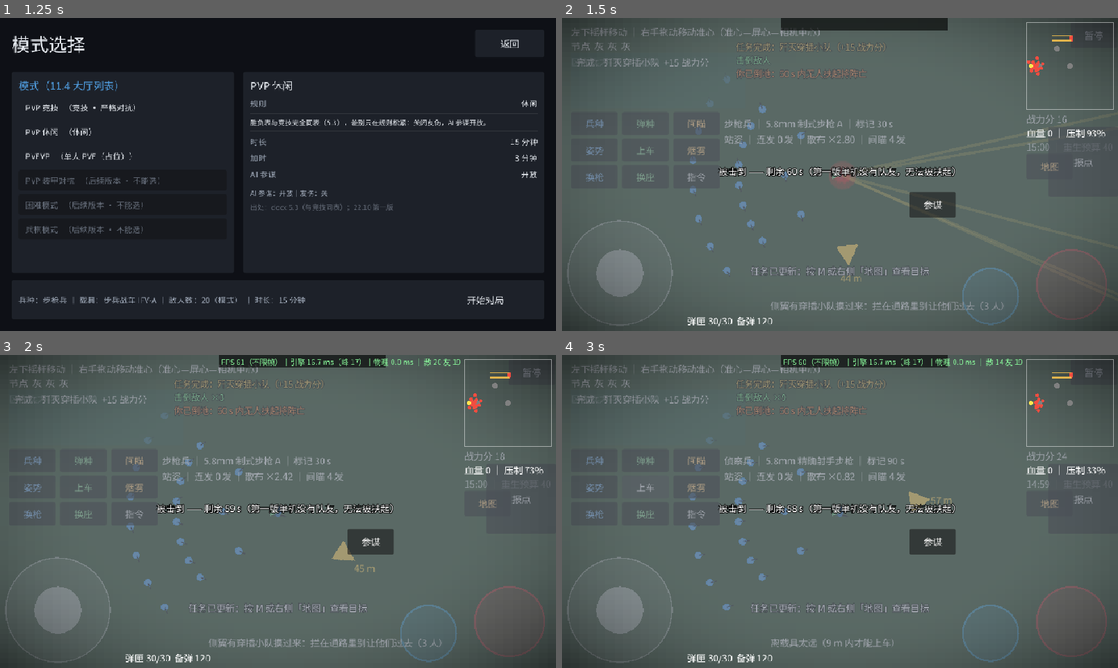
Above: before the commit, frames 1-4 (two rows, left to right).
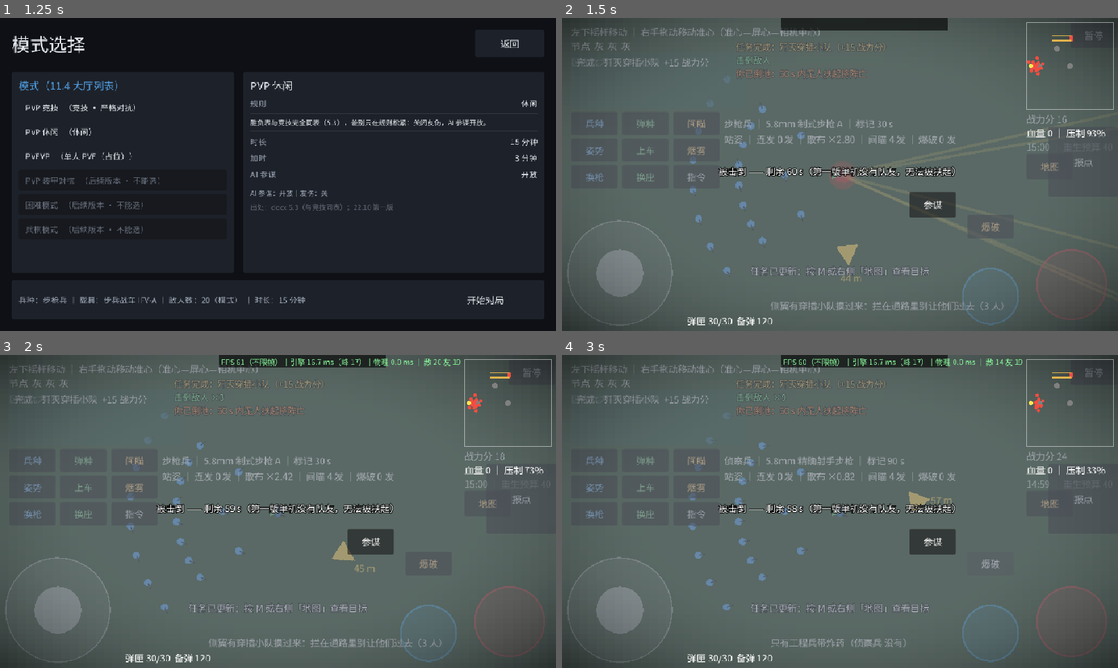
Above: after the commit, the same moments.

Repository: copperbookworm/jieyu-tactics
Game: Godot game, scene res://scenes/app/App.tscn
Same seed, same stepped clock (60 frames per second), same inputs: the game is played once before the commit and once after it.
Inputs:
- Up to frame 1 (1.25 s): click "开始游戏" at 0.5 s
- Up to frame 2 (1.5 s): click "开始对局" at 1.25 s
- Up to frame 3 (2 s): no input
- Up to frame 4 (3 s): click "兵种" at 2 s; click "上车" (after the commit: "爆破") at 2.75 s

Frame 1 is identical in both runs. In frame 2, 0.1% of the frame differs, in the area x 63-79%, y 37-71%; in frame 3, 0.1%; in frame 4, 0.4%, in the area x 13-79%, y 37-94%.

Commit message:
第五十七版 · 炸药 / 工程兵：三类伤害源的最后一块
## 做了什么（使用者拍板四条）
- 新增兵种「工程兵」（RoleTable.Role.ENGINEER，带 2 发炸药，主武器 12 号霰弹枪）。
- 准心落点放置（≤15 m，贴墙即可、不要求通视）；遥控引爆（再按一次）；一次只允许一枚待爆药。
- 数值 TNT 2000 / C4 1500：唯一出口 data/config/ChargeTable.gd（C4 默认在装，TNT 进表）。
  标准建筑 1200 一发 C4；加固档 3000 两发；沙袋 200 贴上去必碎。
- 衰减复用间瞄那条「弹种口径」内核（IndirectFire.structure_blast_at）——炸药与炮弹一样不看开口。
- 新文件：data/config/ChargeTable.gd(70 行) / systems/explosives/ExplosiveSystem.gd(47 行) /
  entities/explosive/Charge.gd(25 行) / scenes/gameplay/ExplosiveController.gd(131 行)；
  RoleTable 加 charges_for()；HudBuilder 加「爆破」键 ((700,340)) 与标签里的「爆破 N 发」；Main 接线 +11 行。
- HUD 位置拿 tools/hud_rects.gd 的实测输出挑的：3×3 集群与摇杆触摸圈之外唯一空位 ⇒ 零新重叠、零出屏。

## 验收数字（2026-10-04 桌面，退出码均 0）
- 单元 49 个脚本 / 1807 项断言全绿（新增 test/explosive_test.gd 29 项；role_test 3 → 4 个兵种）
- 几何门禁 5 + 25 + 21 全绿
- 集成冒烟 231 → 242 项全绿（+11：⑩ 段 工程兵切换 → 超距拒绝 → 放置 → 遥控起爆 → 掩体吃结构值 → 无残留）
- 168 个 .gd / 29562 行（LF 口径，不含 addons）；Main.gd 348 行（守住 ≤400）

## 边界（都进了测试）
超距拒绝（用 500 m 验）/ 非工程兵拒绝 / 用完拒绝 / 重复起爆幂等 / 已倒下或已报废的目标不吃第二遍伤害 /
不打自己人（第一版有意为之，理由与三条可选路已登记待拍板）。

## 文档同步
- 新增 docs/炸药与工程兵.md（发布说明 / 数值 / 输入状态输出 / 边界 / 代码落点 / 验收 / 欠账 / 待拍板）。
- docs/地图数据规格补充.md 三点八的「仍未做」改成「已补上」。
- 本项目开发进度.txt：新抬头 + 第五十七版段 + 三节规模/测试数字 + 四节下一批 + 七节三条新待拍板。

Diff:
--- /dev/null
+++ b/data/config/ChargeTable.gd
@@ -0,0 +1,70 @@
+extends RefCounted
+
+## 炸药表（2026-10-04 使用者拍板：工程兵 / 准心落点放置 / 遥控引爆 / TNT 2000 · C4 1500）
+##
+## 这是「炸药」这一类弹种的**唯一数值出口** —— 与 data/weapons_data.txt 的 structure_damage 同一条口径：
+## 普通子弹恒为 0，重武器才有；而炸药是「贴上去」的那一档（比 155mm 间瞄的 420 高一档）。
+## 口径锚点：「加固档建筑 3000」要能被拆 —— C4 1500 正好两发、TNT 2000 一发半。
+##
+## 刻意不写 class_name：引用方 preload（与 IndirectFire / Cover / 各控制器一致）。
+
+const DEFAULT_CHARGE_ID := "c4"
+
+const CHARGES := [
+	{
+		"id": "c4",
+		"name": "C4",
+		"structure_damage": 1500.0,
+		"unit_damage": 120.0,
+		"unit_min_damage": 40.0,
+		"radius_m": 8.0,
+		"note": "工程兵默认装药：拆加固档（3000）两发；对人爆心 120",
+	},
+	{
+		"id": "tnt",
+		"name": "TNT",
+		"structure_damage": 2000.0,
+		"unit_damage": 160.0,
+		"unit_min_damage": 55.0,
+		"radius_m": 9.0,
+		"note": "拍板给的更重一档；第一版只进表（用一行数据就能换装药），不作为默认",
+	},
+]
+
+
+static func get_charge(charge_id: String) -> Dictionary:
+	for entry in CHARGES:
+		if String(entry["id"]) == charge_id:
+			return entry
+	return CHARGES[0]
+
+
+static func default_charge_id() -> String:
+	return DEFAULT_CHARGE_ID
+
+
+static func ids() -> Array:
+	var result: Array = []
+	for entry in CHARGES:
+		result.append(String(entry["id"]))
+	return result
+
+
+static func name_of(charge_id: String) -> String:
+	return String(get_charge(charge_id)["name"])
+
+
+static func structure_damage(charge_id: String) -> float:
+	return float(get_charge(charge_id)["structure_damage"])
+
+
+static func unit_damage(charge_id: String) -> float:
+	return float(get_charge(charge_id)["unit_damage"])
+
+
+static func unit_min_damage(charge_id: String) -> float:
+	return float(get_charge(charge_id)["unit_min_damage"])
+
+
+static func radius_m(charge_id: String) -> float:
+	return float(get_charge(charge_id)["radius_m"])
--- a/data/config/RoleTable.gd
+++ b/data/config/RoleTable.gd
@@ -13,7 +13,8 @@
 ## 侦察兵按 4.11.4 应为「目标指示（call for fire）」：90 s 时效 + 稳定观测 1.5 s + 20 s 冷却
 ## + 可被间瞄选为目标；第一版只落地最核心的 90 s 时效，其余随间瞄/兵种系统一起做。
 
-enum Role { RIFLEMAN, SCOUT, MARKSMAN }
+## 2026-10-04：新增 ENGINEER（工程兵）—— 它是「炸药」这条链的携带者，见 charges_for()
+enum Role { RIFLEMAN, SCOUT, MARKSMAN, ENGINEER }
 
 const ROLES := [
 	{
@@ -42,6 +43,16 @@
 		"damage_scale": 1.0,
 		"mark_duration": GameConfig.MARK_DURATION,
 		"note": "5.8mm 精确射手步枪（官方表：70/45、500 m、MOA 1.5）",
+	},
+	{
+		"id": Role.ENGINEER,
+		"name": "工程兵",
+		"weapon": "M870",
+		"weapons": ["remington870", "m17"],
+		"damage_scale": 1.0,
+		"mark_duration": GameConfig.MARK_DURATION,
+		"charges": 2,
+		"note": "带 2 发炸药（2026-10-04 拍板：准心落点放置 + 遥控起爆）；主武器取 12 号霰弹枪（破门）",
 	},
 ]
 
@@ -81,3 +92,9 @@
 ## 兵种携带的武器 id 列表（第一版：主武器 + 副武器；换枪就靠它）
 static func weapon_ids(role: int) -> Array:
 	return get_role(role).get("weapons", [])
+
+
+## 兵种携带的炸药发数（2026-10-04 拍板：工程兵 2 发，其余 0）。
+## 数值只写在这里 —— ExplosiveController 读它，不自己存一份。
+static func charges_for(role: int) -> int:
+	return int(get_role(role).get("charges", 0))
--- /dev/null
+++ b/entities/explosive/Charge.gd
@@ -0,0 +1,25 @@
+extends Node2D
+
+## 已放置的炸药（遥控起爆）。本节点只负责「在那儿 + 能画出来 + 知道自己是哪一型」——
+## 爆炸结算收在 ExplosiveController.detonate() 里（一处结算，便于复用与推理）。
+## 刻意不写 class_name：ExplosiveController preload 引用（与 Cover / Tracer 一致）。
+
+const ChargeTableScript := preload("res://data/config/ChargeTable.gd")
+
+var charge_id := ChargeTableScript.DEFAULT_CHARGE_ID
+
+
+func setup(id: String, world_position: Vector2) -> void:
+	charge_id = String(ChargeTableScript.get_charge(id)["id"])
+	global_position = world_position
+	z_index = 5
+	queue_redraw()
+
+
+## 程序绘制（不引美术资产）：暗色方块 + 中心红灯 + 一根短引线。
+## 刻意不做闪烁动画：起爆是「再按一次」的即时动作，静态标记已经够读；省掉每帧重绘。
+func _draw() -> void:
+	draw_rect(Rect2(-6.0, -6.0, 12.0, 12.0), Color(0.14, 0.14, 0.16), true)
+	draw_rect(Rect2(-6.0, -6.0, 12.0, 12.0), Color(0.62, 0.62, 0.68), false, 1.0)
+	draw_circle(Vector2.ZERO, 2.4, Color(1.0, 0.28, 0.22))
+	draw_line(Vector2(0.0, -6.0), Vector2(0.0, -11.0), Color(0.70, 0.70, 0.75), 1.0)
--- /dev/null
+++ b/scenes/gameplay/ExplosiveController.gd
@@ -0,0 +1,131 @@
+extends Node
+
+## 炸药 / 工程兵（2026-10-04 使用者拍板）
+##
+## 输入：HUD「爆破」键（Main._wire_signals 接到 ExplosiveController.toggle）
+## 状态机（一次只允许一枚待爆，避免「放一地、一起炸」这种第一版没有的表现）：
+##   无待爆 + 按 → 在准心落点放一枚（消耗 1；超距 / 非工程兵 / 用完 都拒绝并给提示，不消耗）
+##   有待爆 + 按 → 遥控起爆（结算 + 清掉）
+## 结算（与间瞄同一套「弹种口径」，**不看开口**）：occluder 组扣结构值；enemy 组与敌方 FOB 扣爆炸伤害。
+##   **不打自己人**（第一版有意）：与间瞄只打 enemy 组一致 —— 相反的做法会让「贴脸放」等于自杀，
+##   而第一版没有救治链。要不要给自己人吃爆炸伤害，已登记为待拍板项。
+##
+## 刻意不写 class_name：Main 用 preload 引用、持 Main 引用走鸭子类型（与其它子模块一致）。
+
+const ChargeTableScript := preload("res://data/config/ChargeTable.gd")
+const ExplosiveSystemScript := preload("res://systems/explosives/ExplosiveSystem.gd")
+const ChargeScript := preload("res://entities/explosive/Charge.gd")
+const EffectSpawnerScript := preload("res://systems/effects/EffectSpawner.gd")
+const SfxScript := preload("res://systems/audio/Sfx.gd")
+
+var main = null
+## 当前待爆的那一枚（untyped：它是 Charge 实例，判型交给运行时，避免和 preload 类型打架）
+var placed = null
+## 本局已消耗发数（剩余 = 兵种携带 − used；所以中途切到工程兵也能立刻拿到 2 发）
+var used := 0
+
+
+func setup(main_node) -> void:
+	main = main_node
+
+
+## 兵种携带量（工程兵 2 发，其余 0）——唯一来源是 RoleTable
+func total() -> int:
+	if main == null:
+		return 0
+	return RoleTable.charges_for(main.player_role)
+
+
+func remaining() -> int:
+	return maxi(total() - used, 0)
+
+
+func is_armed() -> bool:
+	return placed != null
+
+
+func charge_name() -> String:
+	return ChargeTableScript.name_of(ChargeTableScript.DEFAULT_CHARGE_ID)
+
+
+func toggle() -> void:
+	if main == null or main.player == null:
+		return
+	if placed != null:
+		detonate()
+		return
+	_place()
+
+
+func _place() -> void:
+	if main.camera_controller == null:
+		return
+	var carried := total()
+	if carried <= 0:
+		main.hud.show_hint("只有工程兵带炸药（%s 没有）" % RoleTable.role_name(main.player_role))
+		return
+	if remaining() <= 0:
+		main.hud.show_hint("炸药已用完（%d 发都放出去了）" % carried)
+		return
+	var target: Vector2 = main.camera_controller.crosshair_world
+	var reason: String = ExplosiveSystemScript.placement_error(
+			main.player.global_position, target)
+	if not reason.is_empty():
+		main.hud.show_hint(reason)
+		return
+	var charge = ChargeScript.new()
+	charge.name = "Charge"
+	add_child(charge)
+	charge.setup(ChargeTableScript.DEFAULT_CHARGE_ID, target)
+	placed = charge
+	used += 1
+	main.hud.show_hint("已放置 %s（余 %d）：再按一次「爆破」遥控起爆" % [charge_name(), remaining()])
+	main.hud.update_role()
+
+
+func detonate() -> void:
+	if placed == null:
+		return
+	var center: Vector2 = placed.global_position
+	var charge_id: String = String(placed.charge_id)
+	placed.queue_free()
+	placed = null
+	var tree: SceneTree = main.get_tree()
+	if tree != null:
+		for node in tree.get_nodes_in_group(GameConfig.OCCLUDER_GROUP):
+			_damage_cover(node, center, charge_id)
+		for node in tree.get_nodes_in_group("enemy"):
+			_damage_unit(node, center, charge_id)
+		for node in tree.get_nodes_in_group("fob_enemy"):
+			_damage_unit(node, center, charge_id)
+	SfxScript.play("explosion")
+	EffectSpawnerScript.impact_at(main, center, EffectSpawnerScript.IMPACT_GROUND)
+	main.hud.show_hint("%s 起爆：半径 %.0f m" % [ChargeTableScript.name_of(charge_id),
+			ChargeTableScript.radius_m(charge_id)])
+	main.hud.update_role()
+
+
+## 掩体 / 建筑：走「弹种口径」的结构伤害（炸药不看开口 —— 贴在墙上就是满值）
+func _damage_cover(cover: Node, center: Vector2, charge_id: String) -> void:
+	if cover == null or not (cover is Node2D) or not cover.has_method("take_structure_damage"):
+		return
+	var distance := center.distance_to((cover as Node2D).global_position)
+	var structure: float = ExplosiveSystemScript.structure_blast_at(distance, charge_id)
+	if structure > 0.0:
+		cover.take_structure_damage(structure)
+
+
+## 单位 / 工事：爆炸伤害按距离衰减；已经倒下或已报废的不再吃第二遍
+func _damage_unit(unit: Node, center: Vector2, charge_id: String) -> void:
+	if unit == null or not (unit is Node2D) or not unit.has_method("take_damage"):
+		return
+	var alive = unit.get("alive")
+	if alive != null and not bool(alive):
+		return
+	var destroyed = unit.get("destroyed")
+	if destroyed != null and bool(destroyed):
+		return
+	var damage: float = ExplosiveSystemScript.unit_blast_at(
+			center.distance_to((unit as Node2D).global_position), charge_id)
+	if damage > 0.0:
+		unit.take_damage(damage)
--- a/scenes/gameplay/Main.gd
+++ b/scenes/gameplay/Main.gd
@@ -18,19 +18,22 @@
 const BootCheckScript := preload("res://scenes/gameplay/BootCheck.gd")
 ## 玩家步兵射击链（2026-10-04 从 Main 拆出）：直接原因是 Main 被上一轮的结构值接线顶到 403 行、破了 ≤400 硬线
 const PlayerFireControllerScript := preload("res://scenes/gameplay/PlayerFireController.gd")
+## 炸药 / 工程兵（2026-10-04 拍板）：准心落点放置 + 遥控起爆
+const ExplosiveControllerScript := preload("res://scenes/gameplay/ExplosiveController.gd")
 
 ## 第一版主场景装配（挂在 Main.tscn 的根节点上）
 ## 地形、玩家、相机、敌人、HUD 全部在 _ready 里用代码创建——
 ## 场景文件只需要一个空 Node2D + 本脚本，避免手改 .tscn
 ##
 ## 【候选 N · 职责拆分（2026-09-30）】本文件从 968 行瘦到 400 行以内，只剩四件事：
-##   ① 配置：@export 开关 ② 装配：new 出各系统与七个子模块 ③ 信号接线：全在 _wire_signals()
+##   ① 配置：@export 开关 ② 装配：new 出各系统与八个模块 ③ 信号接线：全在 _wire_signals()
 ##   ④ 战局流程：分数 / 任务结算 / 占领胜负 / 输入
 ## 分工：世界建场 → WorldSetup ｜ HUD 构建与刷新 → HudBuilder
 ##       载具（上下车·换座·操炮·开火）→ VehicleController ｜ 报点标记链 → MarkController
 ##       补给护送（派车 + 抵达回告）→ SupplyController ｜ 侧翼通路（派穿插兵 + 穿线判定）→ LaneController
 ##       间瞄链（选点 / 发射 / 落弹）→ IndirectController
 ##       玩家步兵开火链（开火门禁 / 目标组装 / 伤害与压制）→ PlayerFireController
+##       炸药 / 工程兵（放置 / 遥控起爆 / 爆炸结算）→ ExplosiveController
 ## 拆分时的字段改名（模块要读，所以从私有变公开）：_score → score、
 ##   _capture_zones → capture_zones、_terrain_sprite.texture → terrain_texture、_indirect → indirect
 ## 子模块一律用鸭子类型拿本节点（Main 没有 class_name），所以这里的字段就是模块的接口。
@@ -65,6 +68,7 @@
 var lane_ctl = null         # LaneController（候选 L4）
 var smoke_ctl = null        # SmokeController（候选 P）
 var fire_ctl = null         # PlayerFireController（玩家步兵开火链）
+var explosive_ctl = null    # ExplosiveController（炸药 / 工程兵）
 
 ## 各系统
 var quests: QuestSystem = null
@@ -95,6 +99,12 @@
 	fire_ctl.name = "PlayerFireController"
 	add_child(fire_ctl)
 	fire_ctl.setup(self)
+	# 炸药 / 工程兵（2026-10-04 拍板）：必须**在 HUD 之前**建好 ——
+	# HudBuilder.update_role() 组装标签时要读 explosive_ctl.remaining()
+	explosive_ctl = ExplosiveControllerScript.new()
+	explosive_ctl.name = "ExplosiveController"
+	add_child(explosive_ctl)
+	explosive_ctl.setup(self)
 	# 报点 / 标记（docx 4.11.2）：标记系统要在建 HUD 之前建好（小地图要引用它）
 	marks = MarkSystem.new()
 	marks.name = "MarkSystem"
@@ -176,6 +186,7 @@
 	hud.posture_button.pressed.connect(_cycle_posture)
 	hud.indirect_button.pressed.connect(indirect_ctl.request_targeting)
 	hud.smoke_button.pressed.connect(smoke_ctl.deploy)
+	hud.explosive_button.pressed.connect(explosive_ctl.toggle)
 	hud.weapon_button.pressed.connect(_switch_weapon)
 	hud.vehicle_button.pressed.connect(vehicles.toggle)
 	hud.seat_button.pressed.connect(vehicles.switch_seat)
--- /dev/null
+++ b/systems/explosives/ExplosiveSystem.gd
@@ -0,0 +1,47 @@
+extends RefCounted
+
+## 炸药的纯逻辑：放置校验 + 爆炸衰减。不碰场景树，全部可无头单测。
+##
+## 与间瞄的关系：**共用同一条「弹种口径」的数学核**（IndirectFire.structure_blast_at）——
+## 炸药和炮弹一样**不看开口**（2026-10-03 拍板：开口只约束直射弹道），不抄第二份衰减公式。
+##
+## 刻意不写 class_name：引用方 preload。
+
+const IndirectFireScript := preload("res://systems/combat/IndirectFire.gd")
+const ChargeTableScript := preload("res://data/config/ChargeTable.gd")
+
+## 放置距离：可以贴脚放（0），最远 15 m。
+## 为什么不是「扔出去」：工程兵是**贴上去放**的，15 m 已经是隔着一间屋子；
+## 再远就变成手雷，与 4.12 的烟雾弹 / 后续投掷物重复。
+const PLACE_MIN_M := 0.0
+const PLACE_MAX_M := 15.0
+
+
+## 可以放就返回空串；否则返回给玩家看的原因（调用方直接 show_hint）
+static func placement_error(from: Vector2, to: Vector2) -> String:
+	var distance := from.distance_to(to)
+	if distance < PLACE_MIN_M:
+		return "落点不合法"
+	if distance > PLACE_MAX_M:
+		return "太远了：炸药要贴上去放（上限 %.0f m，现在 %.0f m）" % [PLACE_MAX_M, distance]
+	return ""
+
+
+static func can_place(from: Vector2, to: Vector2) -> bool:
+	return placement_error(from, to).is_empty()
+
+
+## 对人：爆心给满，半径**内缘**趋近 unit_min_damage，到半径处就是 0（与间瞄 blast_damage_at 同形状：区间 [0, radius)）
+static func unit_blast_at(distance: float, charge_id: String) -> float:
+	var radius := ChargeTableScript.radius_m(charge_id)
+	if radius <= 0.0 or distance >= radius:
+		return 0.0
+	return lerpf(ChargeTableScript.unit_damage(charge_id),
+			ChargeTableScript.unit_min_damage(charge_id),
+			clampf(distance / radius, 0.0, 1.0))
+
+
+## 对建筑 / 工事：走间瞄那条「弹种口径」内核（爆心满、半径处 BLAST_STRUCTURE_FALLOFF 收尾）
+static func structure_blast_at(distance: float, charge_id: String) -> float:
+	return IndirectFireScript.structure_blast_at(distance,
+			ChargeTableScript.structure_damage(charge_id), ChargeTableScript.radius_m(charge_id))
--- /dev/null
+++ b/test/explosive_test.gd
@@ -0,0 +1,114 @@
+@tool
+extends EditorScript
+
+## 炸药 / 工程兵（2026-10-04 使用者拍板）自测：
+##   弹种表（C4 1500 / TNT 2000）· 放置校验（≤15 m）· 爆炸衰减（对人 / 对建筑）
+##   · 与间瞄共用同一条「弹种口径」内核 · 兵种携带量
+## 用 preload 引用刻意不写 class_name 的模块（见 Cover.gd 头部说明）
+
+const ChargeTableScript := preload("res://data/config/ChargeTable.gd")
+const ExplosiveSystemScript := preload("res://systems/explosives/ExplosiveSystem.gd")
+const IndirectFireScript := preload("res://systems/combat/IndirectFire.gd")
+const RoleTableScript := preload("res://data/config/RoleTable.gd")
+const WeaponTableScript := preload("res://systems/weapons/WeaponTable.gd")
+
+var _passed := 0
+var _failed := 0
+
+
+func _run() -> void:
+	_test_table()
+	_test_placement()
+	_test_unit_blast()
+	_test_structure_blast()
+	_test_role_loadout()
+	print("—— 通过 %d 项 / 失败 %d 项 ——" % [_passed, _failed])
+	if _failed > 0:
+		print("！！ 有 %d 项失败，往上翻看期望与实际" % _failed)
+
+
+func _check(title: String, actual: Variant, expected: Variant) -> void:
+	if actual == expected:
+		_passed += 1
+		print("[OK]   %s" % title)
+	else:
+		_failed += 1
+		print("[FAIL] %s  期望=%s 实际=%s" % [title, str(expected), str(actual)])
+
+
+func _check_true(title: String, condition: bool) -> void:
+	_check(title, condition, true)
+
+
+func _test_table() -> void:
+	_check("炸药表：2 种（C4 / TNT）", ChargeTableScript.ids().size(), 2)
+	_check("默认装药 = C4", ChargeTableScript.default_charge_id(), "c4")
+	_check("C4 结构伤害 = 1500（拍板值）", ChargeTableScript.structure_damage("c4"), 1500.0)
+	_check("TNT 结构伤害 = 2000（拍板值）", ChargeTableScript.structure_damage("tnt"), 2000.0)
+	_check_true("加固档建筑 3000：C4 两发拆掉（1500 × 2 ≥ 3000）",
+			ChargeTableScript.structure_damage("c4") * 2.0 >= 3000.0)
+	_check("未知 id 退回默认装药（绝不给空表）",
+			ChargeTableScript.name_of("nope"), ChargeTableScript.name_of("c4"))
+	_check_true("半径都是正的",
+			ChargeTableScript.radius_m("c4") > 0.0 and ChargeTableScript.radius_m("tnt") > 0.0)
+	_check_true("炸药比 155mm 间瞄（420）高一档",
+			ChargeTableScript.structure_damage("c4") > GameConfig.INDIRECT_STRUCTURE_DAMAGE)
+
+
+func _test_placement() -> void:
+	var origin := Vector2(100.0, 100.0)
+	_check("放置：贴脚放可以（0 m）", ExplosiveSystemScript.can_place(origin, origin), true)
+	_check("放置：上限处可以（15 m）",
+			ExplosiveSystemScript.can_place(origin, origin + Vector2(15.0, 0.0)), true)
+	_check("放置：刚过上限拒绝（15.1 m）",
+			ExplosiveSystemScript.can_place(origin, origin + Vector2(15.1, 0.0)), false)
+	_check_true("放置：拒绝时给得出原因",
+			not ExplosiveSystemScript.placement_error(origin, origin + Vector2(40.0, 0.0)).is_empty())
+	_check("放置：可以放时没有原因",
+			ExplosiveSystemScript.placement_error(origin, origin + Vector2(5.0, 0.0)), "")
+	_check("放置：上限常量 = 15 m", ExplosiveSystemScript.PLACE_MAX_M, 15.0)
+
+
+func _test_unit_blast() -> void:
+	var c4_radius := ChargeTableScript.radius_m("c4")
+	_check("对人：爆心 = unit_damage",
+			ExplosiveSystemScript.unit_blast_at(0.0, "c4"),
+			ChargeTableScript.unit_damage("c4"))
+	# 区间是 [0, radius)：半径**内缘**趋近 unit_min_damage，到半径处就是 0
+	# （与间瞄 blast_damage_at 同形状 —— indirect_test 也是按 `<= 最小值` 验的）
+	_check_true("对人：半径内缘已衰减到 unit_min_damage 附近（±1）",
+			ExplosiveSystemScript.unit_blast_at(c4_radius - 0.05, "c4")
+			<= ChargeTableScript.unit_min_damage("c4") + 1.0)
+	_check_true("对人：半径内缘仍为正（区间是 [0, radius)）",
+			ExplosiveSystemScript.unit_blast_at(c4_radius - 0.05, "c4") > 0.0)
+	_check("对人：半径处 0", ExplosiveSystemScript.unit_blast_at(c4_radius, "c4"), 0.0)
+	_check("对人：半径外 0", ExplosiveSystemScript.unit_blast_at(c4_radius + 1.0, "c4"), 0.0)
+	_check_true("对人：伤害随距离单调下降",
+			ExplosiveSystemScript.unit_blast_at(1.0, "c4")
+			> ExplosiveSystemScript.unit_blast_at(6.0, "c4"))
+
+
+## 对建筑必须与间瞄**同一套内核**：同一个 (距离, 结构伤害, 半径) 下逐值相等 ——
+## 哪天有人抄了第二份衰减公式，这条立刻红。
+func _test_structure_blast() -> void:
+	var tnt := ChargeTableScript.structure_damage("tnt")
+	var radius := ChargeTableScript.radius_m("tnt")
+	_check("对建筑：爆心 = 弹种结构伤害（贴上去就是满值）",
+			ExplosiveSystemScript.structure_blast_at(0.0, "c4"), 1500.0)
+	_check("对建筑：与 IndirectFire 同内核（爆心）",
+			ExplosiveSystemScript.structure_blast_at(0.0, "tnt"),
+			IndirectFireScript.structure_blast_at(0.0, tnt, radius))
+	_check("对建筑：与 IndirectFire 同内核（半径一半）",
+			ExplosiveSystemScript.structure_blast_at(radius * 0.5, "tnt"),
+			IndirectFireScript.structure_blast_at(radius * 0.5, tnt, radius))
+	_check("对建筑：半径外 0", ExplosiveSystemScript.structure_blast_at(radius + 1.0, "tnt"), 0.0)
+
+
+func _test_role_loadout() -> void:
+	_check("工程兵带 2 发炸药", RoleTableScript.charges_for(RoleTableScript.Role.ENGINEER), 2)
+	_check("步枪兵带 0 发", RoleTableScript.charges_for(RoleTableScript.Role.RIFLEMAN), 0)
+	_check("侦察兵带 0 发", RoleTableScript.charges_for(RoleTableScript.Role.SCOUT), 0)
+	_check("精确射手带 0 发", RoleTableScript.charges_for(RoleTableScript.Role.MARKSMAN), 0)
+	var engineer_weapon := String(RoleTableScript.weapon_ids(RoleTableScript.Role.ENGINEER)[0])
+	_check_true("工程兵主武器 %s 在武器表里" % engineer_weapon,
+			not WeaponTableScript.get_weapon(engineer_weapon).is_empty())
--- a/test/role_test.gd
+++ b/test/role_test.gd
@@ -36,16 +36,18 @@
 
 
 func _test_table() -> void:
-	_check("兵种表：3 个兵种", RoleTable.count(), 3)
+	_check("兵种表：4 个兵种（2026-10-04 加工程兵）", RoleTable.count(), 4)
 	_check("兵种表：默认兵种名", RoleTable.role_name(RoleTable.Role.RIFLEMAN), "步枪兵")
-	_check("兵种表：循环切换回到起点", RoleTable.next_role(RoleTable.Role.MARKSMAN),
+	_check("兵种表：循环切换回到起点", RoleTable.next_role(RoleTable.Role.ENGINEER),
 			RoleTable.Role.RIFLEMAN)
 	_check_true("兵种表：每个兵种都带主武器 + 副武器，且武器 id 在武器表里查得到",
 			RoleTable.weapon_ids(RoleTable.Role.SCOUT).size() >= 2
 			and not WeaponTableScript.get_weapon(String(
 					RoleTable.weapon_ids(RoleTable.Role.SCOUT)[0])).is_empty()
 			and not WeaponTableScript.get_weapon(String(
-					RoleTable.weapon_ids(RoleTable.Role.MARKSMAN)[0])).is_empty())
+					RoleTable.weapon_ids(RoleTable.Role.MARKSMAN)[0])).is_empty()
+			and not WeaponTableScript.get_weapon(String(
+					RoleTable.weapon_ids(RoleTable.Role.ENGINEER)[0])).is_empty())
 	# 2026-10-01 候选 T ②：兵种表原来镜像了 mag_size / reserve，已删——这里钉住「不许再抄一份」
 	_check_true("候选 T ②：兵种表不再镜像弹匣 / 备弹（唯一数据源＝武器表）",
 			not RoleTable.get_role(RoleTable.Role.SCOUT).has("mag_size")
--- a/tools/run_integration_headless.gd
+++ b/tools/run_integration_headless.gd
@@ -117,6 +117,8 @@
 				_check_downed_not_targeted()
 				_check_finish_off_pose()
 				# 候选 O 第三轮：被击倒时的视角（会把玩家打死，必须是最后一项）
+				# 2026-10-04 炸药 / 工程兵：会挪玩家与炸掉一个掩体，放最后一段（被击倒之前）
+				_check_explosive()
 				_check_downed()
 				print("—— 集成冒烟：通过 %d 项 / 失败 %d 项 ——" % [_passed, _failed])
 				if _failed > 0:
@@ -135,18 +137,23 @@
 			not _main.map_preview_mode)
 	_check_true("Main 已 _ready：玩家 / 地形网格 / 相机控制器都在",
 			_main.player != null and _main.grid != null and _main.camera_controller != null)
-	_check_true("九个子模块都建好了（候选 N 的 4 个 + 间瞄 / 补给 / 通路 / 烟雾 / 玩家开火）",
+	_check_true("十个模块都建好了（候选 N 的 4 个 + 间瞄 / 补给 / 通路 / 烟雾 / 玩家开火 / 炸药）",
 			_main.world != null and _main.vehicles != null and _main.mark_ctl != null
 			and _main.hud != null and _main.supply_ctl != null and _main.lane_ctl != null
 			and _main.smoke_ctl != null and _main.indirect_ctl != null
-			and _main.fire_ctl != null)
+			and _main.fire_ctl != null
+			and _main.explosive_ctl != null)
 	_check_true("子模块都挂在 Main 下",
 			_main.world.get_parent() == _main and _main.vehicles.get_parent() == _main
 			and _main.mark_ctl.get_parent() == _main and _main.hud.get_parent() == _main
 			and _main.supply_ctl.get_parent() == _main
 			and _main.lane_ctl.get_parent() == _main
 			and _main.smoke_ctl.get_parent() == _main
-			and _main.fire_ctl.get_parent() == _main)
+			and _main.fire_ctl.get_parent() == _main
+			and _main.explosive_ctl.get_parent() == _main)
+	# 2026-10-04：爆破键必须接到炸药模块上（炸药 / 工程兵）
+	_check_true("爆破键接到 ExplosiveController.toggle",
+			_main.hud.explosive_button.pressed.is_connected(_main.explosive_ctl.toggle))
 	# 2026-10-04：开火键必须接到**玩家开火模块**上（Main 里已经没有 _on_fire 可接了）
 	_check_true("开火键接到 PlayerFireController.fire（拆分后接线没断）",
 			_main.hud.fire_button.fired.is_connected(_main.fire_ctl.fire))
@@ -1286,3 +1293,45 @@
 
 func _check_true(title: String, condition: bool) -> void:
 	_check(title, condition, true)
+
+
+# ────────────── ⑩ 炸药 / 工程兵（2026-10-04 使用者拍板）──────────────
+
+## 端到端：工程兵按「爆破」在准心落点放一枚 → 再按一次遥控起爆 → 掩体吃结构值。
+## 为什么放最后一段：它会挪玩家、还会当场炸掉一个掩体，不能污染上面那些结算结论。
+func _check_explosive() -> void:
+	_check_true("爆破键在 HUD 上（(700,340)：3×3 集群与摇杆触摸圈之外）",
+			_main.hud.explosive_button != null)
+	# 切到工程兵（携带 2 发）
+	_main.player_role = RoleTable.Role.ENGINEER
+	_main.player.apply_role(_main.player_role)
+	_check("工程兵：携带 2 发炸药", _main.explosive_ctl.total(), 2)
+	_check("开局满装：剩余 = 携带", _main.explosive_ctl.remaining(), 2)
+	# 先钉「超距拒绝」：准心放到 500 m 外，按了必须不消耗、也不放
+	_main.camera_controller.crosshair_world = _main.player.global_position + Vector2(500.0, 0.0)
+	_main.explosive_ctl.toggle()
+	_check_true("超距（500 m）拒绝放置：没有待爆药", not _main.explosive_ctl.is_armed())
+	_check("超距拒绝不消耗发数", _main.explosive_ctl.remaining(), 2)
+	# 找一个还完好的掩体，把玩家挪到它旁边、准心对准它
+	var cover = null
+	for node in get_nodes_in_group("occluder"):
+		if not bool(node.get("destroyed")):
+			cover = node
+			break
+	if cover == null:
+		_check_true("场上有可用的掩体可炸", false)
+		return
+	_main.player.global_position = (cover as Node2D).global_position + Vector2(5.0, 0.0)
+	_main.camera_controller.crosshair_world = (cover as Node2D).global_position
+	var hp_before := float(cover.get("hp"))
+	_main.explosive_ctl.toggle()          # 在准心落点放
+	_check_true("工程兵：在准心落点放下一枚", _main.explosive_ctl.is_armed())
+	_check("放置消耗 1 发（2 → 1）", _main.explosive_ctl.remaining(), 1)
+	_main.explosive_ctl.toggle()          # 遥控起爆
+	_check_true("遥控起爆：掩体吃到结构值（或直接摧毁）",
+			bool(cover.get("destroyed")) or float(cover.get("hp")) < hp_before)
+	_check_true("起爆后没有残留待爆药", not _main.explosive_ctl.is_armed())
+	_check("起爆本身不再消耗发数（剩余仍是 1）", _main.explosive_ctl.remaining(), 1)
+	# 收尾：切回步枪兵 —— 别让后面的检查读到工程兵（换武器 / 携带量都不同）
+	_main.player_role = RoleTable.Role.RIFLEMAN
+	_main.player.apply_role(_main.player_role)
--- a/ui/HudBuilder.gd
+++ b/ui/HudBuilder.gd
@@ -52,6 +52,8 @@
 var indirect_button: Button = null
 ## 烟雾（候选 P，docx 4.12）：步兵投烟雾弹 / 在载具里放发烟器
 var smoke_button: Button = null
+## 爆破键（2026-10-04 炸药 / 工程兵）：按一下放、再按一下遥控起爆
+var explosive_button: Button = null
 var weapon_button: Button = null
 var vehicle_button: Button = null
 var seat_button: Button = null
@@ -281,6 +283,18 @@
 	layer.add_child(smoke_button)
 	_tint(smoke_button, GROUP_FIRE, "列3 火力：烟雾弹 / 载具发烟器（4.12）")
 
+	# 爆破（2026-10-04 炸药 / 工程兵）：按一下在准心落点放，再按一下遥控起爆。
+	# 位置 (700,340) 是拿 tools/hud_rects.gd 的实测输出挑的：3×3 集群（实际底界 294）与
+	# 左下摇杆触摸圈（上沿 296）都满了，右侧 700..780 × 340..380 这块没有任何控件
+	# （火力键 800,380 起、聚焦键 680,420 起、角色文字框止于 y=221），所以与既有一切无交集。
+	explosive_button = Button.new()
+	explosive_button.name = "ExplosiveButton"
+	explosive_button.text = "爆破"
+	explosive_button.size = Vector2(80.0, 40.0)
+	explosive_button.position = Vector2(700.0, 340.0)
+	layer.add_child(explosive_button)
+	_tint(explosive_button, GROUP_FIRE, "炸药：准心落点放置 → 再按一次遥控起爆（工程兵携带 2 发）")
+
 	# 换枪按钮（C3：切枪 1.04 s，期间不能开火）
 	weapon_button = Button.new()
 	weapon_button.name = "WeaponButton"
@@ -498,12 +512,16 @@
 			vehicle.selected_ammo(), vehicle.selected_total(),
 			vehicle.hp, vehicle.max_hp, vehicle.armor_summary("front")]
 		return
-	role_label.text = "%s ｜ %s ｜ 标记 %.0f s\n%s%s ｜ 连发 %d 发 ｜ 散布 ×%.2f ｜ 间瞄 %d 发" % [
+	# 炸药余量（2026-10-04）：工程兵才 >0；读的是控制器实时算出的剩余，不另存一份
+	var charges := 0
+	if main.explosive_ctl != null:
+		charges = main.explosive_ctl.remaining()
+	role_label.text = "%s ｜ %s ｜ 标记 %.0f s\n%s%s ｜ 连发 %d 发 ｜ 散布 ×%.2f ｜ 间瞄 %d 发 ｜ 爆破 %d 发" % [
 		RoleTable.role_name(main.player_role), main.player.weapon_name(),
 		RoleTable.mark_duration(main.player_role), main.player.posture_name(),
 		"（依托）" if main.player.is_supported() else "",
 		main.player.burst_shots(), main.player.effective_spread_moa() / GameConfig.WEAPON_MOA,
-		0 if main.indirect == null else main.indirect.ammo]
+		0 if main.indirect == null else main.indirect.ammo, charges]
 
 
 ## 聚焦开关：准心收窄 + 散布收紧 + 屏幕边缘暗角；画面不放大，全局视野不损失。
Not shown, added: data/config/ChargeTable.gd.uid
Not shown, added: entities/explosive/Charge.gd.uid
Not shown, added: scenes/gameplay/ExplosiveController.gd.uid
Not shown, added: scenes/gameplay/PlayerFireController.gd.uid
Not shown, added: systems/explosives/ExplosiveSystem.gd.uid
Not shown, added: test/explosive_test.gd.uid
Not shown, changed: 本项目开发进度.txt
Not shown, changed: docs/地图数据规格补充.md
Not shown, added: docs/炸药与工程兵.md
